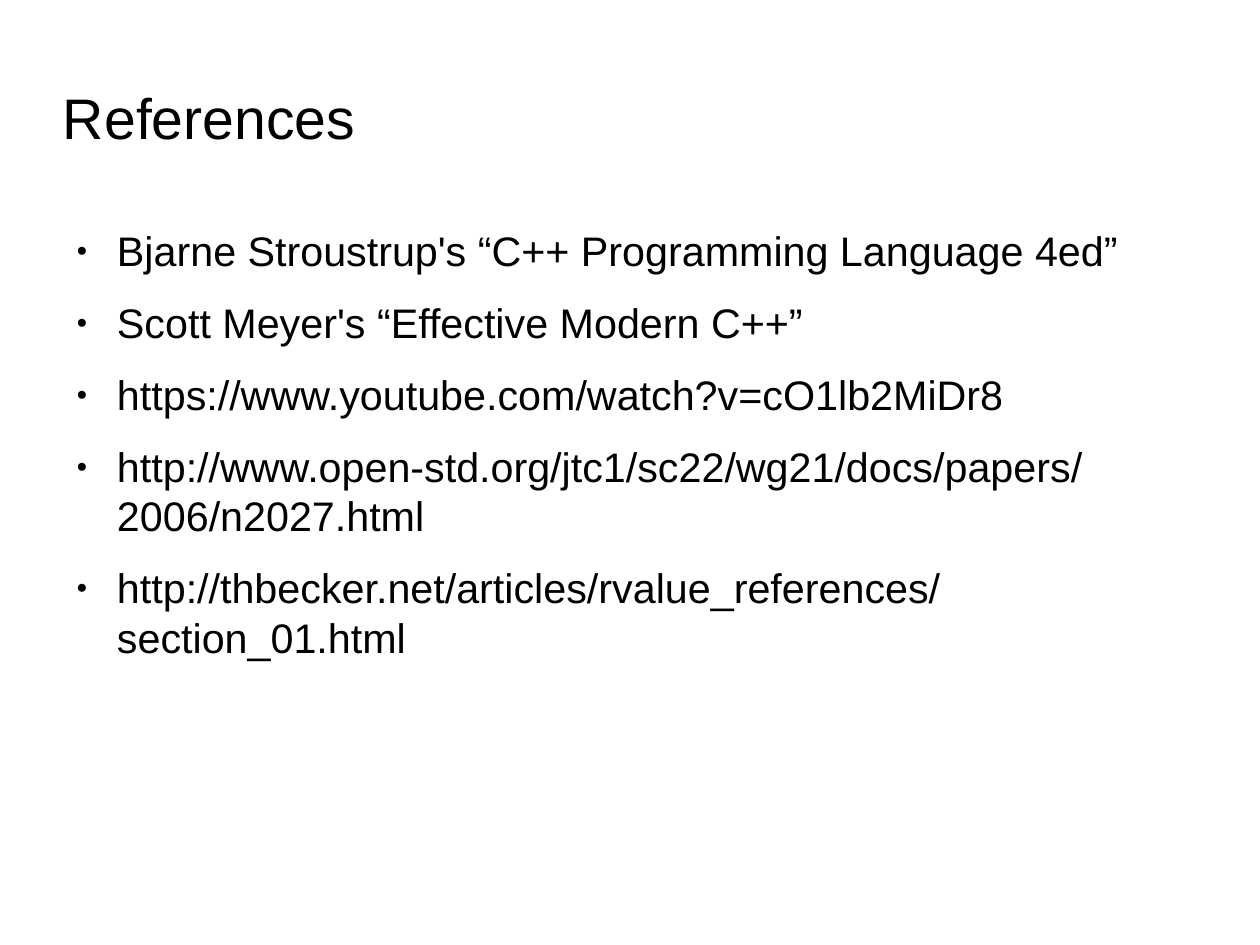
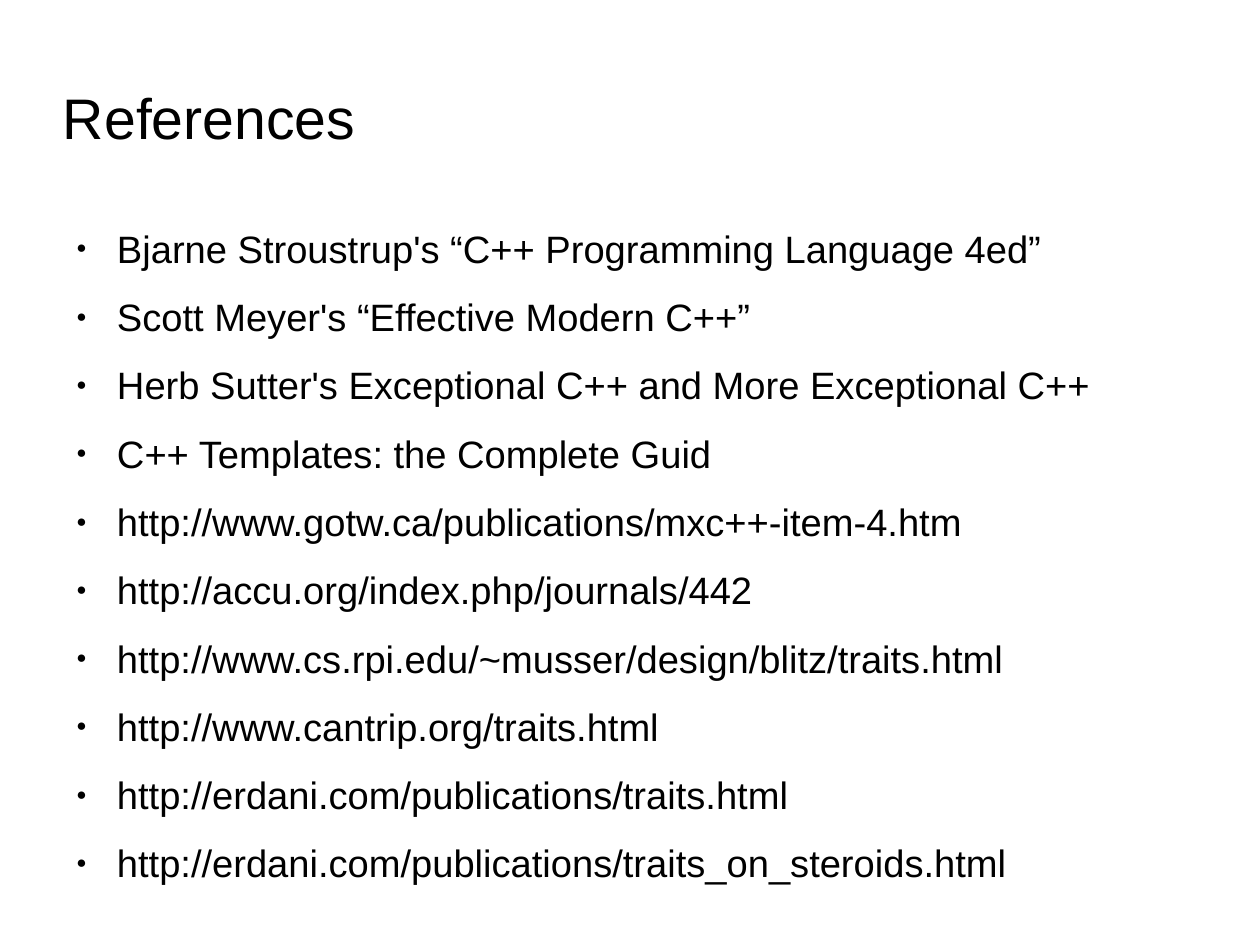
Before and after one commit to kks32/cpp-software-development, a slide deck: slide 27 of Ex_17_RTTI_Metaprogramming_Traits/Ex_17_RTTI_Metaprogramming_Traits.odp (slide 26 before the commit). Drawn at 1260x945 pixels with LibreOffice and Linux fonts; fonts in the diff are those of the drawing; background and template pictures are left out. Boxes give left, top, right and bottom in pixels: in the first picture for what was removed or moved away, otherwise in the second. Text is boxed around its words. In the diff, an @@ line names an element or a change of style, - is before the commit and + after.

Commit message:
Traits and policy

```diff
--- a/Ex_17_RTTI_Metaprogramming_Traits/Ex_17_RTTI_Metaprogramming_Traits.odp
+++ b/Ex_17_RTTI_Metaprogramming_Traits/Ex_17_RTTI_Metaprogramming_Traits.odp
@@ text at [117,235,1041,339]: size 26 to 24.1 pt in "Bjarne Stroustrup's “C++ Programming Language 4ed”", "Scott Meyer's “Effective Modern C++”" @@
@@ text at [117,371,1090,885]: text changed; size 26 to 24.1 pt @@
-● https://www.youtube.com/watch?v=cO1lb2MiDr8
-● http://www.open-std.org/jtc1/sc22/wg21/docs/papers/2006/n2027.html
-● http://thbecker.net/articles/rvalue_references/section_01.html
+● Herb Sutter's Exceptional C++ and More Exceptional C++
+● C++ Templates: the Complete Guid
+● http://www.gotw.ca/publications/mxc++-item-4.htm
+● http://accu.org/index.php/journals/442
+● http://www.cs.rpi.edu/~musser/design/blitz/traits.html
+● http://www.cantrip.org/traits.html
+● http://erdani.com/publications/traits.html
+● http://erdani.com/publications/traits_on_steroids.html
```
Also in this commit, not shown: 5 other slides changed, 2 slides added, 1 slide removed, 3 other files.
